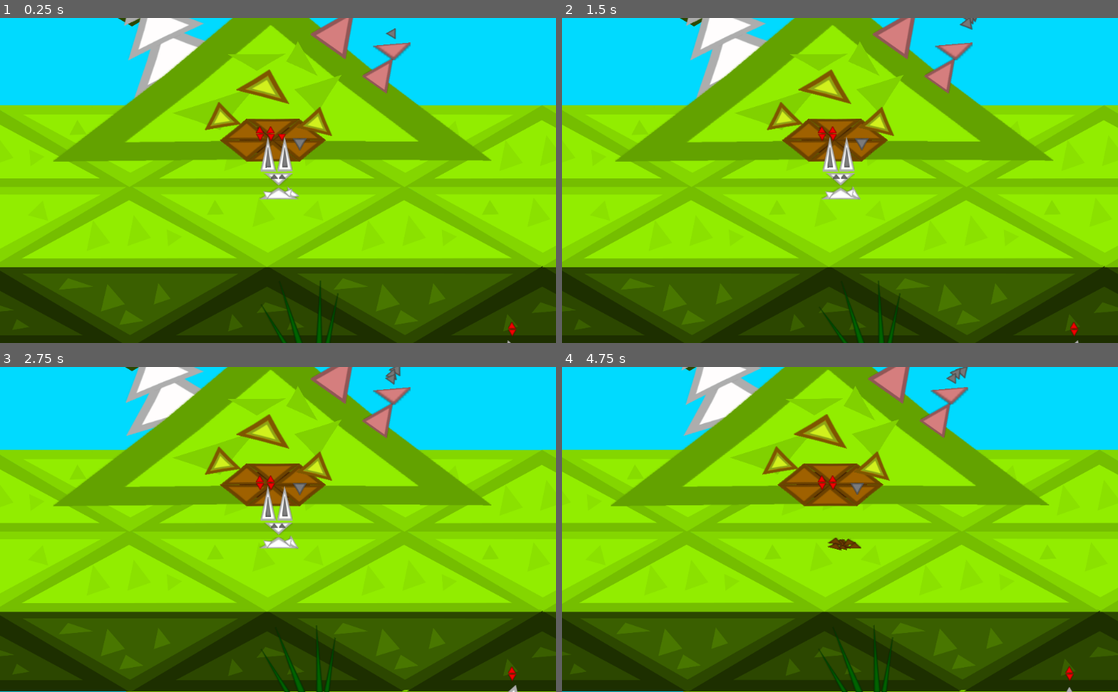
Above: before the commit, frames 1-4 (two rows, left to right).
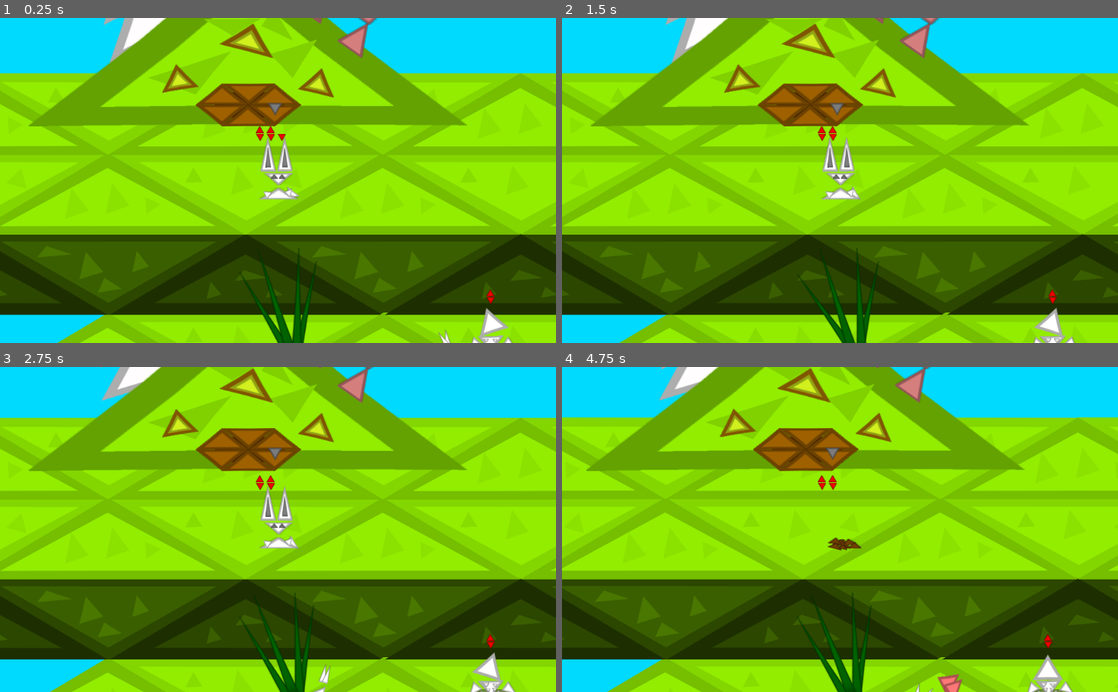
Above: after the commit, the same moments.

Repository: Mequam/Sound_Mess
Game: Godot game, scene res://scenes/main/test_2d_space.tscn
The game is run twice, just before and just after one commit, with the same random seed, the same clock (stepped at 60 frames per second) and the same inputs.
Inputs:
- Up to frame 1 (0.25 s): no input
- Up to frame 2 (1.5 s): tap 1 (NOTE_0) at 0.6 s; tap Space at 0.77 s; tap 2 (NOTE_1) at 1.35 s
- Up to frame 3 (2.75 s): tap Space at 1.52 s; tap 3 (NOTE_2) at 2.1 s
- Up to frame 4 (4.75 s): tap 5 (NOTE_4) at 2.85 s; tap Space at 3.02, 3.77, 4.52 s; tap 6 (NOTE_5) at 3.6 s; tap 7 (NOTE_6) at 4.35 s

The runs differ from the first frame. In frame 1, 56% of the frame differs, in the area x 0-100%, y 0-100%; in frame 2, 56%; in frame 3, 57%; in frame 4, 58%.

Commit message:
got the initial door way up and running

Diff:
--- a/scenes/instance/bunny_house.tscn
+++ b/scenes/instance/bunny_house.tscn
@@ -6,6 +6,9 @@
 
 [sub_resource type="RectangleShape2D" id=1]
 extents = Vector2( 69.3453, 11.307 )
+
+[sub_resource type="RectangleShape2D" id=2]
+extents = Vector2( 48.5659, 2.25053 )
 
 [node name="bunny_house_a" type="StaticBody2D"]
 scale = Vector2( 2, 2 )
@@ -44,10 +47,6 @@
 rotation = -1.28574
 scale = Vector2( 0.187808, 0.0908586 )
 texture = ExtResource( 1 )
-
-[node name="door_way" parent="." instance=ExtResource( 2 )]
-position = Vector2( 0.721444, -14.4138 )
-scale = Vector2( 3.8, 2 )
 
 [node name="CollisionShape2D" type="CollisionShape2D" parent="."]
 modulate = Color( 0.223529, 0.223529, 0.223529, 1 )
@@ -116,3 +115,11 @@
 position = Vector2( 19.7724, -4.99562 )
 scale = Vector2( 0.02, 0.02 )
 texture = ExtResource( 4 )
+
+[node name="door_way" parent="." instance=ExtResource( 2 )]
+position = Vector2( 2.36851, -2.52314 )
+scale = Vector2( 3.8, 0.7 )
+
+[node name="CollisionShape2D3" type="CollisionShape2D" parent="."]
+position = Vector2( 1.71477, -12.8609 )
+shape = SubResource( 2 )
--- a/scenes/instance/door_way.tscn
+++ b/scenes/instance/door_way.tscn
@@ -9,7 +9,4 @@
 
 [node name="CollisionShape2D" type="CollisionShape2D" parent="."]
 shape = SubResource( 1 )
-
-[node name="player_position" type="Node2D" parent="."]
-position = Vector2( 0.749153, 17.2305 )
 [connection signal="body_entered" from="." to="." method="_on_door_way_body_entered"]
--- a/scenes/main/test_2d_space.tscn
+++ b/scenes/main/test_2d_space.tscn
@@ -29,10 +29,10 @@
 tile_data = PoolIntArray( -327681, 11, 0, -65537, 2, 0, -131072, 2, 0, -131071, 2, 0, -131070, 10, 0, -2, 11, 0, -1, 0, …(1507 unchanged characters)…
 
 [node name="player" parent="." instance=ExtResource( 5 )]
-position = Vector2( 500.747, -170.553 )
+position = Vector2( 540.404, -111.068 )
 
 [node name="house_a" type="Node2D" parent="."]
-position = Vector2( 494, -224 )
+position = Vector2( 488.28, -229.72 )
 
 [node name="SingingTree" parent="house_a" instance=ExtResource( 14 )]
 position = Vector2( -194.523, -220.047 )
@@ -50,16 +50,16 @@
 scale = Vector2( 0.7, 0.7 )
 
 [node name="bunny_window" parent="house_a" instance=ExtResource( 13 )]
-position = Vector2( -97.9988, -62.3629 )
+position = Vector2( -131.116, -66.259 )
 rotation = -0.157784
 
 [node name="bunny_window3" parent="house_a" instance=ExtResource( 13 )]
-position = Vector2( -17.8179, -119.38 )
+position = Vector2( -2.23349, -138.86 )
 rotation = 0.258773
 scale = Vector2( 1.5, 1.1 )
 
 [node name="bunny_window2" parent="house_a" instance=ExtResource( 13 )]
-position = Vector2( 76.6172, -53.4539 )
+position = Vector2( 125.318, -59.298 )
 rotation = 0.234319
 
 [node name="Traper_Entity" parent="." instance=ExtResource( 10 )]
--- a/scenes/main/test_scene_2.tscn
+++ b/scenes/main/test_scene_2.tscn
@@ -1,7 +1,7 @@
 [gd_scene load_steps=7 format=2]
 
 [ext_resource path="res://scenes/assets/testTiles.tscn" type="PackedScene" id=1]
-[ext_resource path="res://scenes/assets/PineTree.tscn" type="PackedScene" id=2]
+[ext_resource path="res://scenes/instance/entities/SingingTree.tscn" type="PackedScene" id=2]
 [ext_resource path="res://scripts/main_scenes/test_scene_2.gd" type="Script" id=3]
 [ext_resource path="res://scenes/instance/door_way.tscn" type="PackedScene" id=4]
 [ext_resource path="res://scenes/instance/entities/player.tscn" type="PackedScene" id=5]
@@ -14,16 +14,18 @@
 [node name="TS1" parent="." instance=ExtResource( 1 )]
 tile_data = PoolIntArray( -196611, 2, 0, -131075, 0, 0, -131074, 1, 0, -65540, 2, 0, -65539, 0, 0, -65538, 1, 0, -4, 0, …(635 unchanged characters)…
 
-[node name="TreeSprite" parent="TS1" instance=ExtResource( 2 )]
-position = Vector2( -2288.94, -2694.34 )
-scale = Vector2( 5, 5 )
-
-[node name="door_way" parent="TS1" instance=ExtResource( 4 )]
-position = Vector2( -2358.67, -1569.88 )
-scale = Vector2( 40, 30 )
-
 [node name="player" parent="." instance=ExtResource( 5 )]
-position = Vector2( -242.872, 58.7339 )
+position = Vector2( 52.4793, 34.6367 )
+scale = Vector2( 1, 1 )
 
 [node name="Met" parent="." instance=ExtResource( 6 )]
 position = Vector2( -239.698, -88.8944 )
+scale = Vector2( 1, 1 )
+
+[node name="SingingTree" parent="." instance=ExtResource( 2 )]
+position = Vector2( 58.8416, -302.229 )
+scale = Vector2( 0.8, 0.8 )
+
+[node name="door_way" parent="SingingTree" instance=ExtResource( 4 )]
+position = Vector2( -260.59, 305.391 )
+scale = Vector2( 6, 4 )
--- a/scripts/abstracts/avatar.gd
+++ b/scripts/abstracts/avatar.gd
@@ -87,6 +87,3 @@
 			return clean_six(to_move,delta)
 		6:
 			return clean_seven(to_move,delta)
-# Called every frame. 'delta' is the elapsed time since the previous frame.
-#func _process(delta):
-#	pass
--- a/scripts/abstracts/scene.gd
+++ b/scripts/abstracts/scene.gd
@@ -23,17 +23,20 @@
 			beat = 0
 
 func _ready():
+	pass
+func init():
 	add_to_group("main_scene")
 	$player.sub_beat = get_node("Met/Met").wait_time
 	if (Globals.load_able_player_position != null):
 		$player.position = Globals.load_able_player_position
 	elif (Globals.prev_door_name != null):
+		print("checking the previous door name against names in the scene as " + load_path)
 		for n in get_tree().get_nodes_in_group("door_ways"):
 			n.current_scene = load_path
 			if (n.door_name == Globals.prev_door_name):
-				$player.position = n.get_node("player_position").position
-				n.new_scene = Globals.prev_scene
+				$player.position = n.player_position
 	$Met/Met.connect("timeout",self,"_met_timeout")
+
 # Called every frame. 'delta' is the elapsed time since the previous frame.
 func _process(delta):
 	if (get_node("player")):
--- a/scripts/door_way.gd
+++ b/scripts/door_way.gd
@@ -3,9 +3,9 @@
 var current_scene = ""
 var new_scene = ""
 var door_name = ""
-
+var player_position = Vector2(0,0)
 func _ready():
 	add_to_group("door_ways")
+	player_position = position
 func _on_door_way_body_entered(body):
-	print("body enterd!")
 	Globals.load_scene(new_scene,current_scene,door_name)
--- a/scripts/main_scenes/testScene.gd
+++ b/scripts/main_scenes/testScene.gd
@@ -5,7 +5,7 @@
 	load_path = "res://scenes/main/test_2d_space.tscn"
 	$house_a/bunny_house_a/door_way.door_name = "A"
 	$house_a/bunny_house_a/door_way.new_scene = "res://scenes/main/test_scene_2.tscn"
-
+	$house_a/bunny_house_a/door_way.player_position = Vector2(483.252,-196.213)
 	for node in get_tree().get_nodes_in_group("trapers"):
 		node.leg_color = Color.darkgreen
 
@@ -21,4 +21,4 @@
 	$SingingTree4.set_top_color(Color.orangered)
 	$SingingTree2.set_top_color(Color.lightcoral)
 
-	._ready()
+	.init()
--- a/scripts/main_scenes/test_scene_2.gd
+++ b/scripts/main_scenes/test_scene_2.gd
@@ -9,9 +9,10 @@
 # Called when the node enters the scene tree for the first time.
 func _ready():
 	load_path = "res://scenes/main/test_scene_2.tscn"
-	$TS1/door_way.door_name="A"
-	$TS1/door_way.new_scene = "res://scenes/main/test_scene_2.tscn"
-	._ready()
+	$SingingTree/door_way.door_name="A"
+	$SingingTree/door_way.new_scene = "res://scenes/main/test_2d_space.tscn"
+	$SingingTree/door_way.player_position = Vector2(79.08,-25.214)
+	.init()
 
 # Called every frame. 'delta' is the elapsed time since the previous frame.
 #func _process(delta):
Not shown: 1 places in scenes/instance/bunny_house.tscn that only renumber resources
